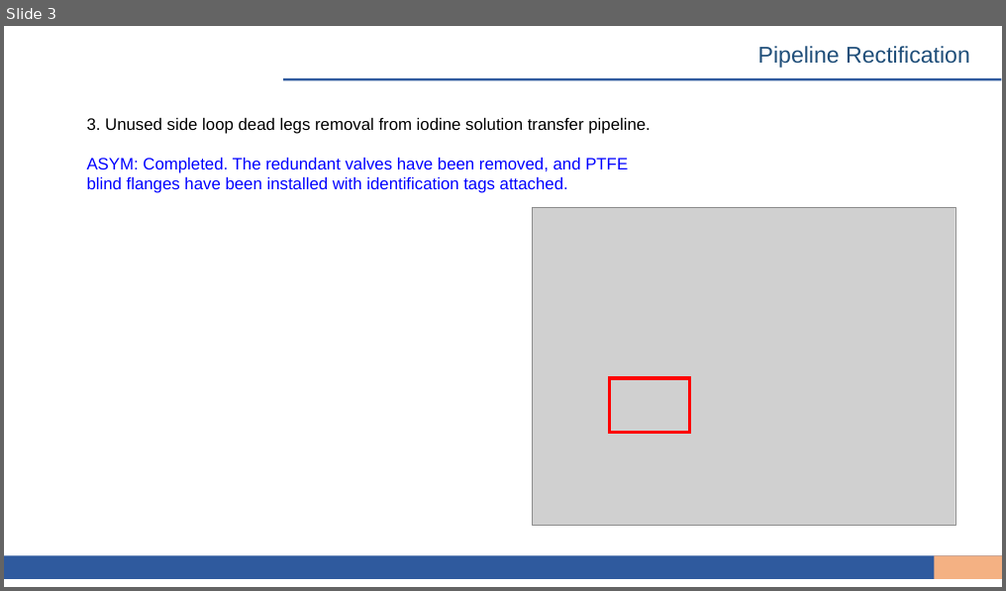
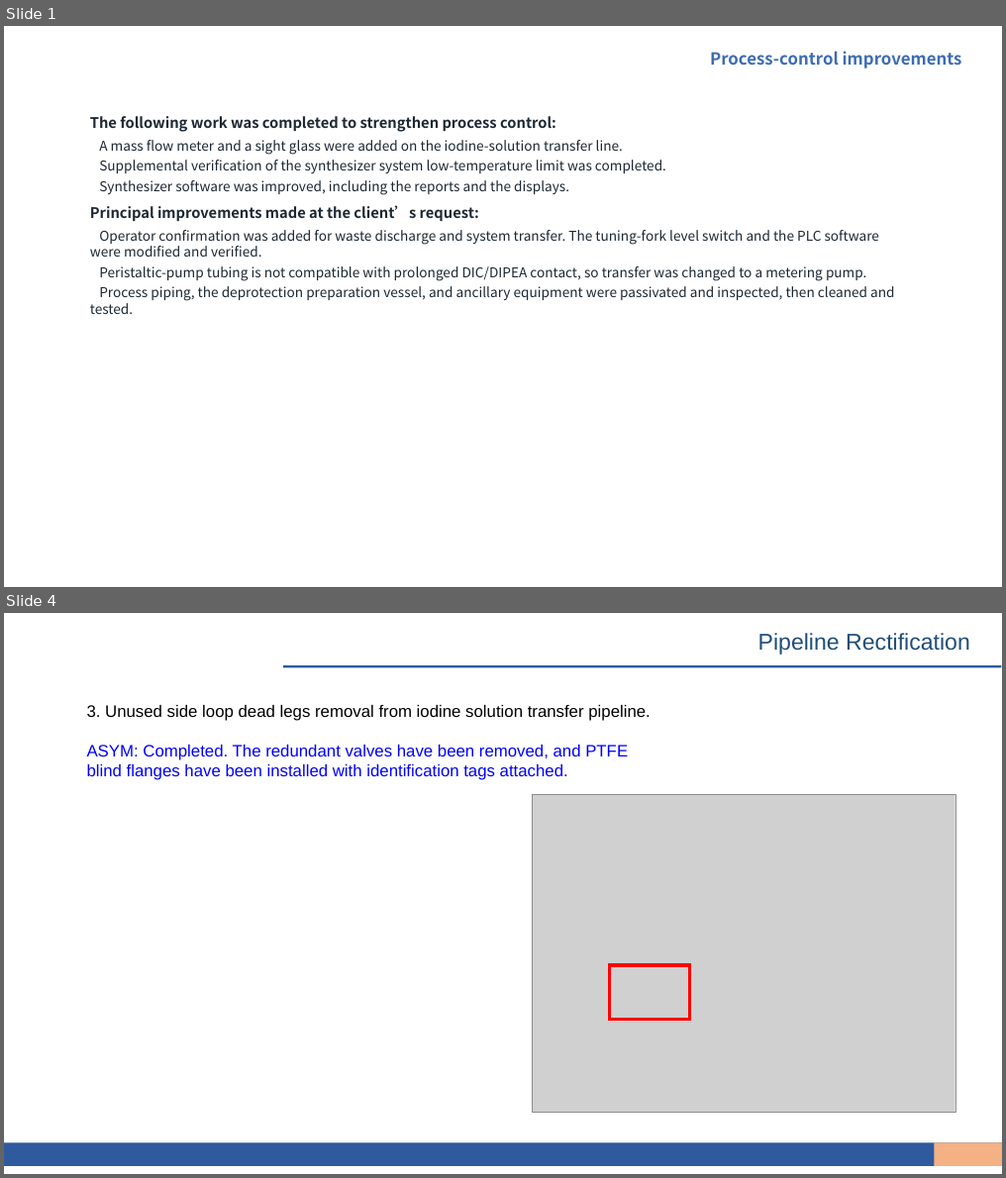
Before and after one commit to peterli0913/BLA, a slide deck: Fragment Issues - 10172026 (EN)_b2b88b1b.pptx. Shown one above the other, each under a label of ours: slide 3 before the commit, slides 1 and 4 after it; the slides between them are not shown. The pictures are 1006x591 and 1006x1178 pixels, drawn with LibreOffice and Linux fonts; fonts in the diff are those of the drawing; grey boxes stand for pictures; background and template pictures are left out. Boxes give left, top, right and bottom in pixels: in the first picture for what was removed or moved away, otherwise in the second. Text is boxed around its words. In the diff, an @@ line names an element or a change of style, - is before the commit and + after.

```diff
--- a/Fragment Issues - 10172026 (EN)_b2b88b1b.pptx
+++ b/Fragment Issues - 10172026 (EN)_b2b88b1b.pptx
@@ slide 1 added at [4, 26, 1002, 587], background picture (left out) @@
@@ text added at [710, 51, 962, 69], 32 pt, text #3C6CB3, bold @@
+Process-control improvements
@@ text added at [90, 116, 894, 314], 26 pt, text #1C2833 @@
+The following work was completed to strengthen process control:
+  A mass flow meter and a sight glass were added on the iodine-solution transfer line.
+  Supplemental verification of the synthesizer system low-temperature limit was completed.
+  Synthesizer software was improved, including the reports and the displays.
+Principal improvements made at the client’s request:
+  Operator confirmation was added for waste discharge and system transfer. The tuning-fork level switch and the PLC software were modified and verified.
+  Peristaltic-pump tubing is not compatible with prolonged DIC/DIPEA contact, so transfer was changed to a metering pump.
+  Process piping, the deprotection preparation vessel, and ancillary equipment were passivated and inspected, then cleaned and tested.
@@ text added at [816, 565, 1002, 581], 20 pt, text #FFFFFF @@
+Confidential
@@ what was slide 3 is now slide 4 @@
```
Also in this commit, not shown: 2 slides changed.
